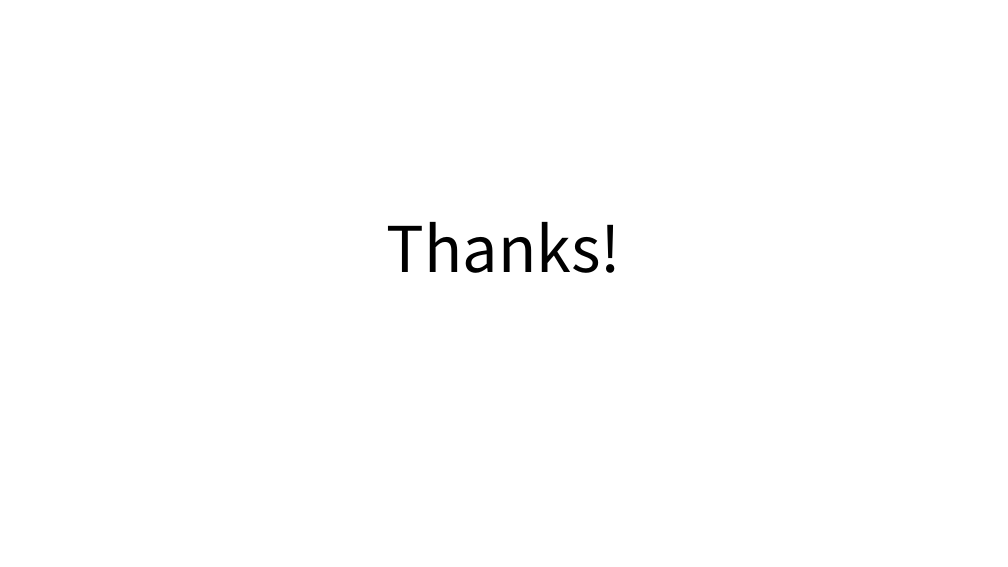
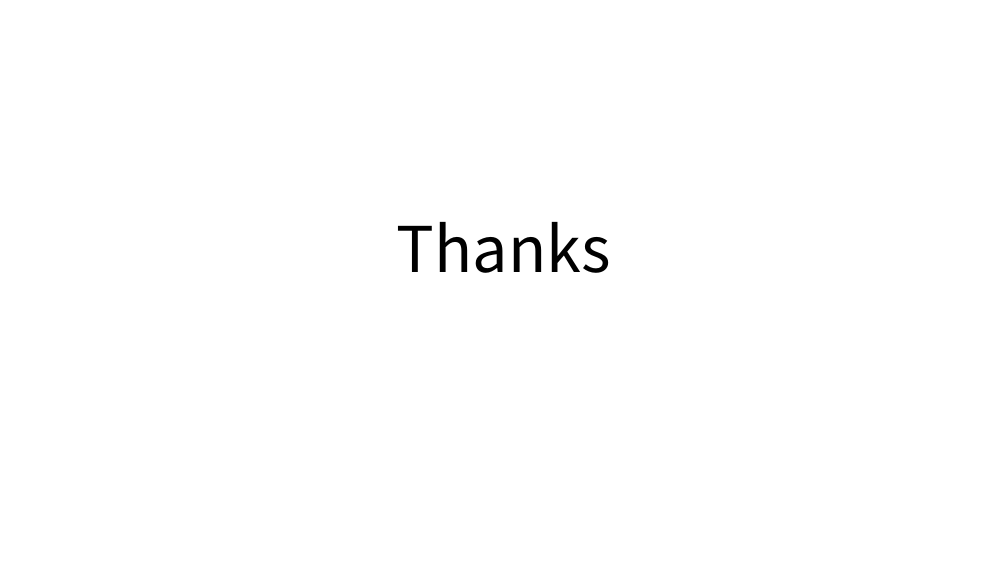
Before and after one commit to boycececil666gmailcom/webgpu-renderer, a slide deck: slide 14 of WebGPU Renderer.pptx (slide 9 before the commit). Drawn at 1008x567 pixels with LibreOffice and Linux fonts; fonts in the diff are those of the drawing. Boxes give left, top, right and bottom in pixels: in the first picture for what was removed or moved away, otherwise in the second. Text is boxed around its words. In the diff, an @@ line names an element or a change of style, - is before the commit and + after.

```diff
--- a/WebGPU Renderer.pptx
+++ b/WebGPU Renderer.pptx
@@ title at (x1=397, y1=222, x2=611, y2=273): text changed @@
-Thanks!
+Thanks
```
Also in this commit, not shown: 4 other slides changed, 7 slides added, 2 slides removed, 16 other files.
